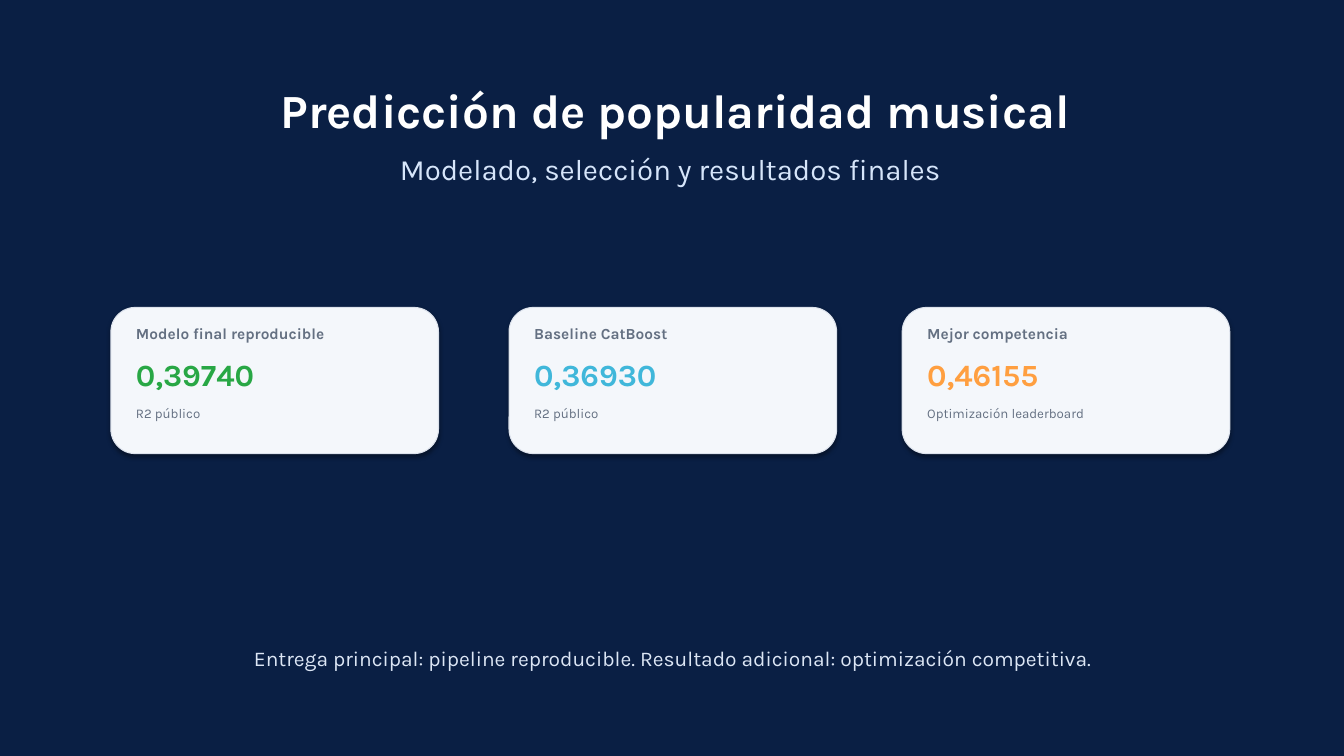
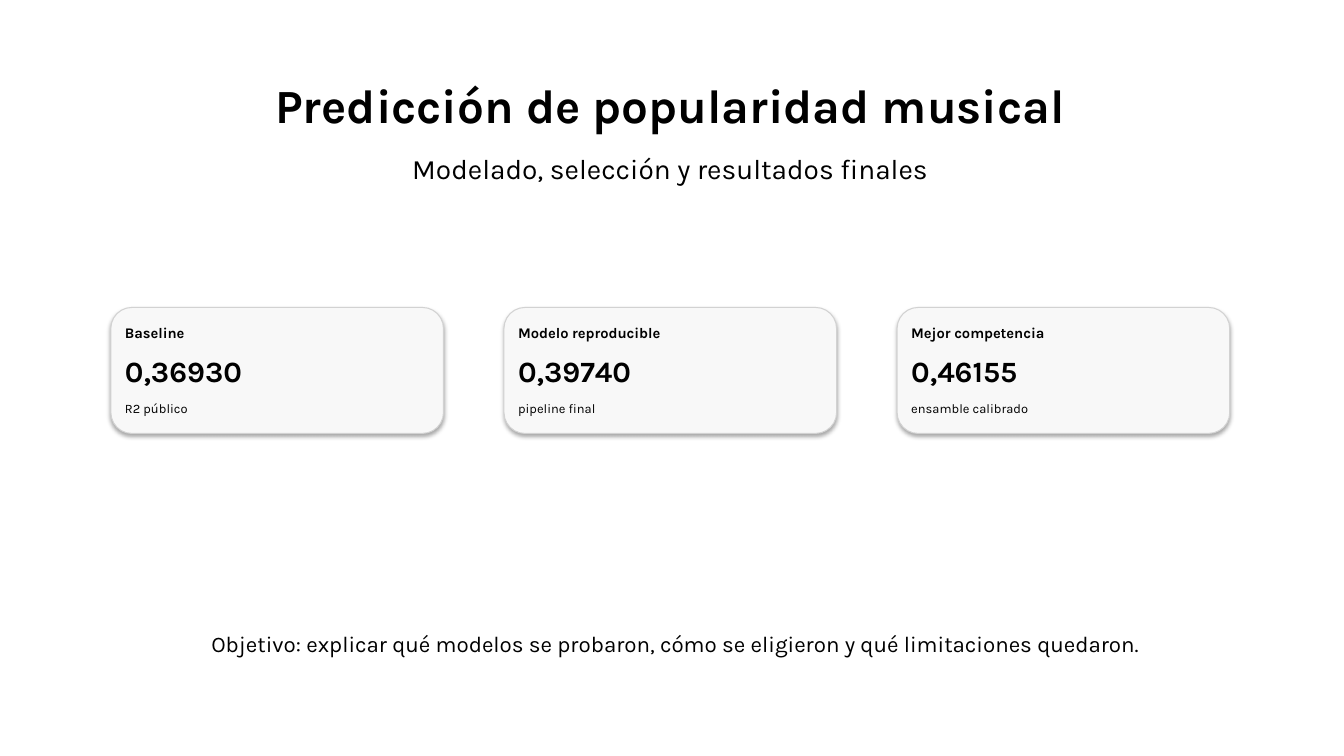
Before and after one commit to matigold22/TP3_Predictiva_Kaggle, a slide deck: slide 1 of presentacion/PRESENTACION_MODELOS_FINAL.pptx. Drawn at 1344x756 pixels with LibreOffice and Linux fonts; fonts in the diff are those of the drawing. Boxes give left, top, right and bottom in pixels: in the first picture for what was removed or moved away, otherwise in the second. Text is boxed around its words. In the diff, an @@ line names an element or a change of style, - is before the commit and + after.

Commit message:
Rearmar presentacion con layout limpio

```diff
--- a/presentacion/PRESENTACION_MODELOS_FINAL.pptx
+++ b/presentacion/PRESENTACION_MODELOS_FINAL.pptx
@@ rectangle removed at <box>0,0,1344,756</box> @@
@@ text "Predicción de popularidad musical" at <box>275,85,1065,134</box>: text colour #FFFFFF to #000000 @@
@@ text "Modelado, selección y resultados finales" at <box>412,158,927,186</box>: size 21 to 20 pt, text colour #D6E5FA to #000000 @@
@@ rounded rectangle: place and size @@
-rounded rectangle at <box>111,308,439,454</box>
+rounded rectangle at <box>111,308,444,434</box>
@@ text at <box>125,327,185,339</box>: text changed; size 11 to 10.5 pt; text colour #647082 to #000000 @@
-Baseline CatBoost
+Baseline
@@ fill #F4F7FB to #F8F8F8; outline #DCE2EC 0.75 pt to #D2D2D2 0.75 pt in 3 elements at <box>897,308,1230,434</box>, <box>111,308,444,434</box>, <box>504,308,837,434</box> @@
@@ rounded rectangle: place and size @@
-rounded rectangle at <box>509,308,837,454</box>
+rounded rectangle at <box>504,308,837,434</box>
@@ text at <box>518,327,660,342</box>: text changed; size 11 to 10.5 pt; text colour #647082 to #000000 @@
-Modelo final reproducible
+Modelo reproducible
@@ rounded rectangle: place and size @@
-rounded rectangle at <box>902,308,1230,454</box>
+rounded rectangle at <box>897,308,1230,434</box>
@@ text "Mejor competencia": place and size @@
-text "Mejor competencia" at <box>927,328,1068,343</box>
+text "Mejor competencia" at <box>911,327,1044,342</box>
@@ text "Mejor competencia" at <box>911,327,1044,342</box>: size 11 to 10.5 pt, text colour #647082 to #000000 @@
@@ text "0,36930": place and size @@
-text "0,36930" at <box>534,365,656,390</box>
+text "0,36930" at <box>125,362,242,386</box>
@@ text "0,36930" at <box>125,362,242,386</box>: size 22 to 21 pt, text colour #40B7DA to #000000 @@
@@ text "0,39740": place and size @@
-text "0,39740" at <box>136,365,254,390</box>
+text "0,39740" at <box>518,362,631,386</box>
@@ text "0,39740" at <box>518,362,631,386</box>: size 22 to 21 pt, text colour #28A745 to #000000 @@
@@ text "0,46155": place and size @@
-text "0,46155" at <box>927,365,1038,390</box>
+text "0,46155" at <box>911,362,1017,386</box>
@@ text "0,46155" at <box>911,362,1017,386</box>: size 22 to 21 pt, text colour #FF9F40 to #000000 @@
@@ text "R2 público" at <box>125,403,187,416</box>: size 9.5 to 9.2 pt, text colour #647082 to #000000 @@
@@ text added at <box>518,404,596,416</box>, 9.2 pt, text #000000 @@
+pipeline final
@@ text removed at <box>534,408,598,421</box> @@
-R2 público
@@ text added at <box>911,404,1028,413</box>, 9.2 pt, text #000000 @@
+ensamble calibrado
@@ text removed at <box>927,408,1084,421</box> @@
-Optimización leaderboard
@@ text added at <box>211,635,1138,658</box>, 16 pt, text #000000 @@
+Objetivo: explicar qué modelos se probaron, cómo se eligieron y qué limitaciones quedaron.
@@ text removed at <box>254,650,1091,671</box> @@
-Entrega principal: pipeline reproducible. Resultado adicional: optimización competitiva.
```
Also in this commit, not shown: 5 other slides changed, 3 slides added, 4 slides removed.
